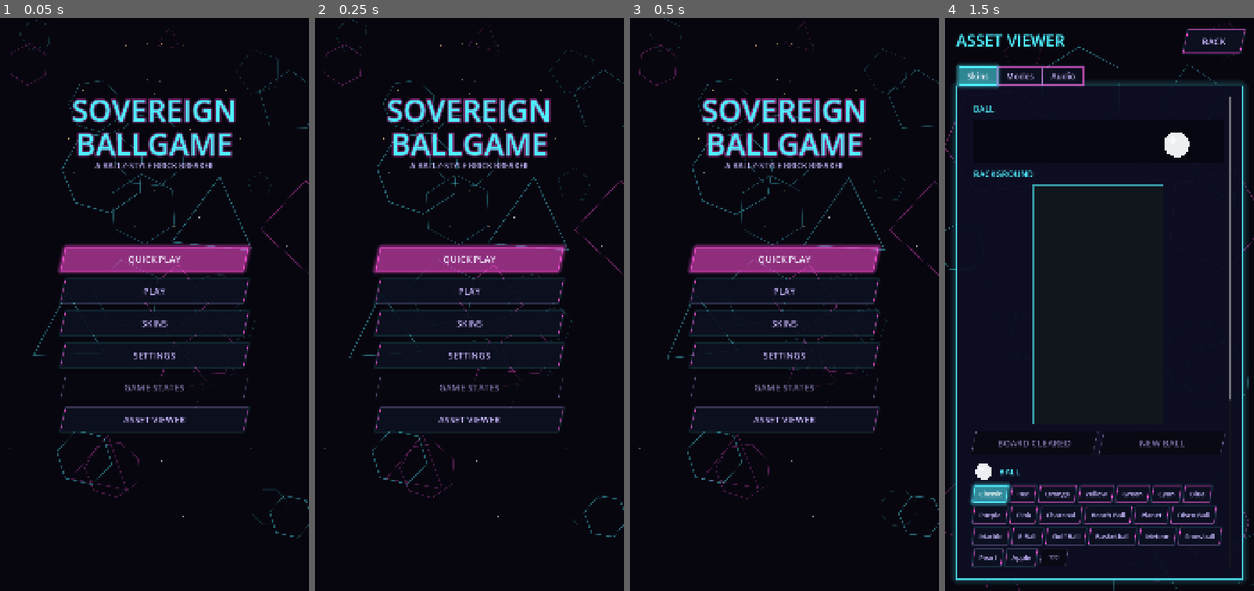
Above: before the commit, frames 1-4 (left to right).
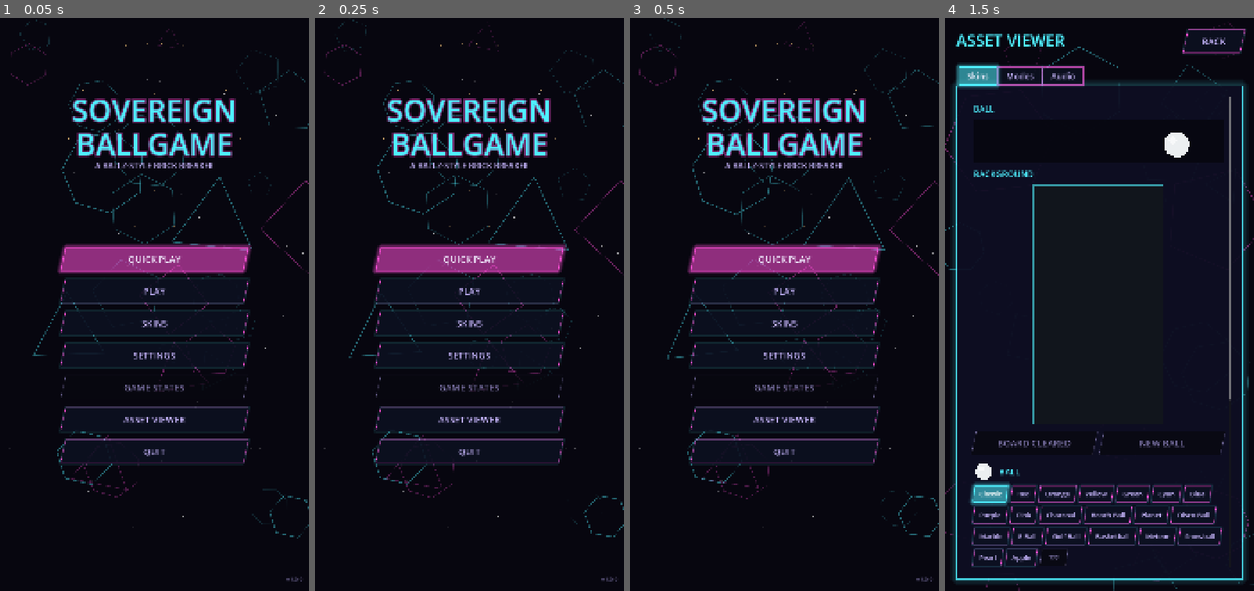
Above: after the commit, the same moments.

Repository: Sovereign-Axe-Studios/Sovereign-Ballgame
Game: Godot game, scene res://scenes/main_menu.tscn
Same seed, same stepped clock (60 frames per second), same inputs: the game is played once before the commit and once after it.
Inputs:
- Up to frame 1 (0.05 s): no input
- Up to frame 2 (0.25 s): no input
- Up to frame 3 (0.5 s): no input
- Up to frame 4 (1.5 s): click "ASSET VIEWER" at 0.5 s; click "Classic" at 1.25 s

The runs differ from the first frame. In frame 1, 0.6% of the frame differs, in the area x 18-99%, y 13-99%; in frame 2, 0.6%; in frame 3, 0.6%; in frame 4, nothing differs.

Commit message:
feat(build): Debug / Limited / Release build modes, title designation line
Build reads the mode from each export preset's build_* feature tag (the editor falls back to Build.DEFAULT) and owns the policy: dev screens and the Debug Menu exist only in Debug, and Debug's setters refuse to turn on elsewhere.

The title types out the build's designation under the subtitle, shows the version (project.godot's config/version, now 1.0.0) in the corner, and gains QUIT (not on Web or iOS). Star count 60 -> 120.

Diff:
--- a/game/project.godot
+++ b/game/project.godot
@@ -12,6 +12,7 @@
 
 config/name="Sovereign Ballgame"
 config/description="A Ballz-like brick breaker with a modular game-rules layer."
+config/version="1.0.0"
 run/main_scene="res://scenes/main_menu.tscn"
 config/features=PackedStringArray("4.7", "GL Compatibility")
 config/icon="res://icon.svg"
@@ -108,6 +109,6 @@
 
 renderer/rendering_method="gl_compatibility"
 renderer/rendering_method.mobile="gl_compatibility"
+textures/vram_compression/import_etc2_astc=true
 anti_aliasing/quality/msaa_2d=2
 environment/defaults/default_clear_color=Color(0.066667, 0.082353, 0.109804, 1)
-textures/vram_compression/import_etc2_astc=true
--- /dev/null
+++ b/game/scripts/build.gd
@@ -0,0 +1,97 @@
+class_name Build
+extends RefCounted
+## What this build is allowed to show. Debug, Limited, or Release.
+##
+## ---------------------------------------------------------------------------
+## WHERE THE ANSWER COMES FROM
+## ---------------------------------------------------------------------------
+## An export preset's `custom_features`, read through OS.has_feature(), wins.
+## DEFAULT below is only the fallback for when no tag is present -- which in
+## practice means the editor.
+##
+## Feature tags rather than a bare constant, because the threat here is
+## forgetting: a constant has to be flipped by hand before every export and put
+## back afterwards, and the failure mode is shipping a build with every
+## developer tool in it. A tag lives in the preset, so each export carries its
+## own answer and "which build is this" is never a thing anyone remembers.
+##
+## To test another mode from the editor, change DEFAULT. An exported build
+## ignores it.
+##
+## ---------------------------------------------------------------------------
+## LIMITED VS RELEASE
+## ---------------------------------------------------------------------------
+## Today they allow the same things -- no debug tooling at all -- and differ
+## only in the title screen's designation line. Limited is the playtest build;
+## it exists as its own mode so a playtest-only allowance can be added later in
+## one of the questions below without touching any call site.
+
+enum Mode { DEBUG, LIMITED, RELEASE }
+
+## The mode used when no export preset says otherwise -- i.e. running from the
+## editor. Change this to sit in Limited or Release while developing.
+const DEFAULT: Mode = Mode.DEBUG
+
+## Feature tag per mode. Set one of these in a preset's `custom_features`.
+## Without TAG_DEBUG an export could not BE Debug: no tag falls back to DEFAULT,
+## which is whatever the editor happens to be sitting in.
+const TAG_DEBUG := "build_debug"
+const TAG_LIMITED := "build_limited"
+const TAG_RELEASE := "build_release"
+
+static var _resolved: int = -1
+
+## This build's mode. Resolved once: feature tags cannot change at runtime.
+## Most restrictive tag first, so a preset carrying two by mistake ships with
+## less tooling, never more.
+static func mode() -> int:
+	if _resolved < 0:
+		if OS.has_feature(TAG_RELEASE):
+			_resolved = Mode.RELEASE
+		elif OS.has_feature(TAG_LIMITED):
+			_resolved = Mode.LIMITED
+		elif OS.has_feature(TAG_DEBUG):
+			_resolved = Mode.DEBUG
+		else:
+			_resolved = DEFAULT
+	return _resolved
+
+static func name_of(m: int) -> String:
+	match m:
+		Mode.LIMITED: return "Limited"
+		Mode.RELEASE: return "Release"
+	return "Debug"
+
+## The title screen's line under the subtitle, so anyone holding the device (or
+## a screenshot of it) can tell which build they are looking at. Arcade-cabinet
+## terms: service mode is the operator's hidden test menu, a location test is
+## an unreleased cabinet put in a few arcades to watch real players, and
+## "insert coin" is the shipped machine waiting for one.
+static func designation_of(m: int) -> String:
+	match m:
+		Mode.LIMITED: return "LOCATION TEST // LIMITED BUILD"
+		Mode.RELEASE: return "INSERT COIN // RELEASE BUILD"
+	return "SERVICE MODE // DEBUG BUILD"
+
+## The game's version, e.g. "1.0.0". project.godot's application/config/version
+## is the one place it is set; the title screen's corner watermark and the
+## Windows exports' file/product version both read it from there.
+static func version() -> String:
+	return str(ProjectSettings.get_setting("application/config/version", ""))
+
+# --- What each mode allows --------------------------------------------------
+# Named for the QUESTION each answers, not for the mode. A call site asking
+# "is this a debug build" ends up re-deciding policy at every call site, and the
+# answers drift; asking "may I show the asset viewer" keeps the policy here.
+
+## The developer-only screens on the title screen: Asset Viewer and the Game
+## States stub. DEBUG only -- these are whole tools, not conveniences.
+static func shows_dev_screens() -> bool:
+	return mode() == Mode.DEBUG
+
+## The pause menu's Debug Menu page, and with it everything the `Debug`
+## autoload can switch on: debug mode's input shortcuts and overlay,
+## invincibility, grid retuning. DEBUG only; `Debug` itself refuses to turn on
+## otherwise, so no other route can reach them either.
+static func shows_debug_panel() -> bool:
+	return mode() == Mode.DEBUG
--- a/game/scripts/debug_state.gd
+++ b/game/scripts/debug_state.gd
@@ -7,11 +7,16 @@
 ## row-shift credit, the "expected" shadow counters, the overlay's own
 ## touch-shift toggle) belongs to the current run instead and resets with it
 ## -- see `Game` and `scripts/ui/debug_overlay.gd`.
+##
+## Both flags stay false outside a Debug build (see Build.shows_debug_panel):
+## the setters drop any attempt to turn them on, so hiding the menu isn't the
+## only thing standing between a release player and the debug tools.
 
 signal enabled_changed(value: bool)
 
 var enabled: bool = false:
 	set(value):
+		value = value and Build.shows_debug_panel()
 		if enabled == value:
 			return
 		enabled = value
@@ -22,4 +27,6 @@
 ## deep into a run without actually dying. Independent of `enabled`: it's a
 ## debug-menu toggle either way, but doesn't need the full debug feature set
 ## switched on to make sense on its own.
-var invincible: bool = false
+var invincible: bool = false:
+	set(value):
+		invincible = value and Build.shows_debug_panel()
--- a/game/scripts/main_menu.gd
+++ b/game/scripts/main_menu.gd
@@ -1,7 +1,7 @@
 class_name MainMenu
 extends Node2D
 ## Title screen: Quick Play / Play / Skins / Settings / States (stub) / Asset
-## Viewer, over the neon GeometricBackdrop and a sparse starfield -- the
+## Viewer / Quit, over the neon GeometricBackdrop and a sparse starfield -- the
 ## Nomai constellation easter egg hides among the stars.
 ## Quick Play starts a no-mods run immediately; Play opens Mode Select.
 ##
@@ -10,15 +10,26 @@
 ## (the shared SettingsPanel / SkinsPanel); Asset Viewer is a separate scene,
 ## since it's a full browsing screen, not a dialog. States is a stub -- there's
 ## no save-state system yet.
+##
+## States and Asset Viewer only exist in a Debug build (Build.shows_dev_screens).
+## Under the subtitle, the build's DesignationLine types out which build this is;
+## the version sits in the bottom-right corner.
 
 const MODE_SELECT_SCENE := "res://scenes/mode_select.tscn"
 const ASSET_VIEWER_SCENE := "res://scenes/asset_viewer.tscn"
-const STAR_COUNT := 60
+const STAR_COUNT := 120
 const BUTTON_WIDTH := 640.0
 ## Top of the two-line title; the subtitle and buttons hang below it.
 const TITLE_Y := 250.0
 const TITLE_LINE_STEP := 118.0
 const OVERLAY_SIZE := Vector2(940.0, 1500.0)
+## Designation line text colour per Build.Mode: hazard red for Debug, amber for
+## the playtest build, the title's own cyan for Release.
+const DESIGNATION_COLORS := {
+	Build.Mode.DEBUG: Color("#ff5a6e"),
+	Build.Mode.LIMITED: Color("#f0b84f"),
+	Build.Mode.RELEASE: NeonUI.CYAN,
+}
 
 var _stars: Array[Dictionary] = [] ## {pos: Vector2, radius: float, phase: float}
 var _t: float = 0.0
@@ -101,6 +112,20 @@
 	subtitle.size = Vector2(vp.x, 50.0)
 	subtitle.mouse_filter = Control.MOUSE_FILTER_IGNORE
 	_root.add_child(subtitle)
+	var designation := DesignationLine.new(Build.designation_of(Build.mode()), DESIGNATION_COLORS[Build.mode()])
+	designation.position = Vector2(0.0, TITLE_Y + TITLE_LINE_STEP * 2.0 + 64.0)
+	designation.size = Vector2(vp.x, 40.0)
+	_root.add_child(designation)
+
+	var version := NeonUI.label("v" + Build.version(), 20, NeonUI.TEXT_DIM)
+	version.horizontal_alignment = HORIZONTAL_ALIGNMENT_RIGHT
+	version.set_anchors_and_offsets_preset(Control.PRESET_BOTTOM_RIGHT)
+	version.offset_left = -300.0
+	version.offset_top = -56.0
+	version.offset_right = -24.0
+	version.offset_bottom = -20.0
+	version.mouse_filter = Control.MOUSE_FILTER_IGNORE
+	_root.add_child(version)
 
 	var button_col := VBoxContainer.new()
 	# Below the constellation's area: a button over a star would swallow the
@@ -127,14 +152,25 @@
 	settings_btn.pressed.connect(func() -> void: _open_overlay("Settings", SettingsPanel.new()))
 	button_col.add_child(settings_btn)
 
-	var states_btn := NeonUI.button("GAME STATES")
-	states_btn.disabled = true
-	states_btn.tooltip_text = "Stub -- no save-state system yet (see the Debug Menu's Save game state stub)."
-	button_col.add_child(states_btn)
-
-	var viewer_btn := NeonUI.button("ASSET VIEWER")
-	viewer_btn.pressed.connect(func() -> void: get_tree().change_scene_to_file(ASSET_VIEWER_SCENE))
-	button_col.add_child(viewer_btn)
+	if Build.shows_dev_screens():
+		var states_btn := NeonUI.button("GAME STATES")
+		states_btn.disabled = true
+		states_btn.tooltip_text = "Stub -- no save-state system yet (see the Debug Menu's Save game state stub)."
+		button_col.add_child(states_btn)
+
+		var viewer_btn := NeonUI.button("ASSET VIEWER")
+		viewer_btn.pressed.connect(func() -> void: get_tree().change_scene_to_file(ASSET_VIEWER_SCENE))
+		button_col.add_child(viewer_btn)
+
+	if _can_quit():
+		var quit_btn := NeonUI.button("QUIT")
+		quit_btn.pressed.connect(func() -> void: get_tree().quit())
+		button_col.add_child(quit_btn)
+
+## No QUIT on the web (quit() does nothing in a browser tab) or on iOS (Apple
+## rejects apps that close themselves -- the home gesture is the exit).
+static func _can_quit() -> bool:
+	return not (OS.has_feature("web") or OS.has_feature("ios"))
 
 ## A centred neon modal: title, `content` in a scrolling column, BACK.
 func _open_overlay(title: String, content: Control) -> void:
--- /dev/null
+++ b/game/scripts/title/designation_line.gd
@@ -0,0 +1,109 @@
+class_name DesignationLine
+extends HBoxContainer
+## The title screen's build designation -- "—— SERVICE MODE // DEBUG BUILD ——"
+## -- drawn in like a cabinet booting: the two rules extend outward from the
+## text, then the line types itself out behind a block cursor, which stays
+## blinking once it's done.
+##
+## The Label always holds the full text and reveals it through
+## visible_characters, so the row is laid out at its final width from the
+## first frame: nothing shifts while it types. The rules grow by scale for the
+## same reason -- scale doesn't touch layout, a growing min size would.
+
+const FONT_SIZE := 22
+const TRACKING := 6
+const RULE_WIDTH := 120.0
+## Wide enough that the cursor, which sits just past the text, clears the rule.
+const GAP := 30
+const START_DELAY := 0.25
+const RULE_SECONDS := 0.35
+const CHAR_SECONDS := 0.04
+## Held a beat on each separator, the way a typist stops at punctuation.
+const SEPARATOR_PAUSE := 0.18
+const CURSOR_SIZE := Vector2(11.0, 20.0)
+const CURSOR_GAP := 4.0
+const BLINK_SECONDS := 0.5
+
+var _label: Label
+var _cursor: ColorRect
+var _left_rule: ColorRect
+var _right_rule: ColorRect
+var _font: Font
+## Seconds after the rules finish at which character i appears; built once so
+## the per-frame reveal is a lookup, not a re-walk of the pauses.
+var _char_times: PackedFloat32Array = []
+var _t: float = 0.0
+
+func _init(text: String, color: Color) -> void:
+	alignment = BoxContainer.ALIGNMENT_CENTER
+	mouse_filter = Control.MOUSE_FILTER_IGNORE
+	add_theme_constant_override("separation", GAP)
+
+	_label = NeonUI.label(text, FONT_SIZE, color)
+	# One line at its natural width, so the rules hug it: NeonUI.label wraps
+	# and expands, which would push them out to the screen edges.
+	_label.autowrap_mode = TextServer.AUTOWRAP_OFF
+	_label.size_flags_horizontal = Control.SIZE_SHRINK_CENTER
+	_label.mouse_filter = Control.MOUSE_FILTER_IGNORE
+	var tracked := FontVariation.new()
+	tracked.base_font = _label.get_theme_font("font")
+	tracked.spacing_glyph = TRACKING
+	_label.add_theme_font_override("font", tracked)
+	# After shaping, so hidden characters still take up their room; the
+	# default trims before shaping and the row would grow as it types.
+	_label.visible_characters_behavior = TextServer.VC_CHARS_AFTER_SHAPING
+	_label.visible_characters = 0
+	_font = tracked
+
+	_cursor = ColorRect.new()
+	_cursor.color = color
+	_cursor.size = CURSOR_SIZE
+	_cursor.mouse_filter = Control.MOUSE_FILTER_IGNORE
+	_cursor.visible = false
+	_label.add_child(_cursor)
+
+	# Each rule grows away from the text, so its pivot is its inner end.
+	_left_rule = _rule(color, Vector2(RULE_WIDTH, 1.0))
+	_right_rule = _rule(color, Vector2(0.0, 1.0))
+	add_child(_left_rule)
+	add_child(_label)
+	add_child(_right_rule)
+
+	var at := 0.0
+	for c in text:
+		at += CHAR_SECONDS
+		if c == "/":
+			at += SEPARATOR_PAUSE * 0.5
+		_char_times.append(at)
+
+func _rule(color: Color, pivot: Vector2) -> ColorRect:
+	var rule := ColorRect.new()
+	rule.color = Color(color, 0.6)
+	rule.custom_minimum_size = Vector2(RULE_WIDTH, 2.0)
+	rule.size_flags_vertical = Control.SIZE_SHRINK_CENTER
+	rule.mouse_filter = Control.MOUSE_FILTER_IGNORE
+	rule.pivot_offset = pivot
+	rule.scale = Vector2(0.0, 1.0)
+	return rule
+
+func _process(delta: float) -> void:
+	_t += delta
+	var since := _t - START_DELAY
+	if since < 0.0:
+		return
+
+	var grow := ease(clampf(since / RULE_SECONDS, 0.0, 1.0), 0.3)
+	_left_rule.scale.x = grow
+	_right_rule.scale.x = grow
+
+	var typing := since - RULE_SECONDS
+	if typing < 0.0:
+		return
+	var shown := _char_times.bsearch(typing, false)
+	_label.visible_characters = shown
+	var done := shown >= _char_times.size()
+	# Solid while typing, a terminal blink once the line is in.
+	_cursor.visible = not done or fmod(typing - _char_times[-1], BLINK_SECONDS * 2.0) < BLINK_SECONDS
+	var typed := _label.text.left(shown)
+	var x := _font.get_string_size(typed, HORIZONTAL_ALIGNMENT_LEFT, -1, FONT_SIZE).x
+	_cursor.position = Vector2(x + CURSOR_GAP, (_label.size.y - CURSOR_SIZE.y) * 0.5)
--- a/game/scripts/ui/pause_menu.gd
+++ b/game/scripts/ui/pause_menu.gd
@@ -154,7 +154,10 @@
 	col.add_child(_nav_button("MODS", func() -> Control: return _mods_page))
 	col.add_child(_nav_button("SETTINGS", func() -> Control: return _settings_page))
 	col.add_child(_nav_button("SKINS", func() -> Control: return _skins_page))
-	col.add_child(_nav_button("DEBUG MENU", func() -> Control: return _debug_page))
+	# The page is built regardless (_sync_fields fills it); only the way in
+	# is gated.
+	if Build.shows_debug_panel():
+		col.add_child(_nav_button("DEBUG MENU", func() -> Control: return _debug_page))
 
 	var menu_btn := NeonUI.button("MAIN MENU")
 	menu_btn.pressed.connect(func() -> void:
Not shown, added: game/scripts/build.gd.uid
Not shown, added: game/scripts/title/designation_line.gd.uid
